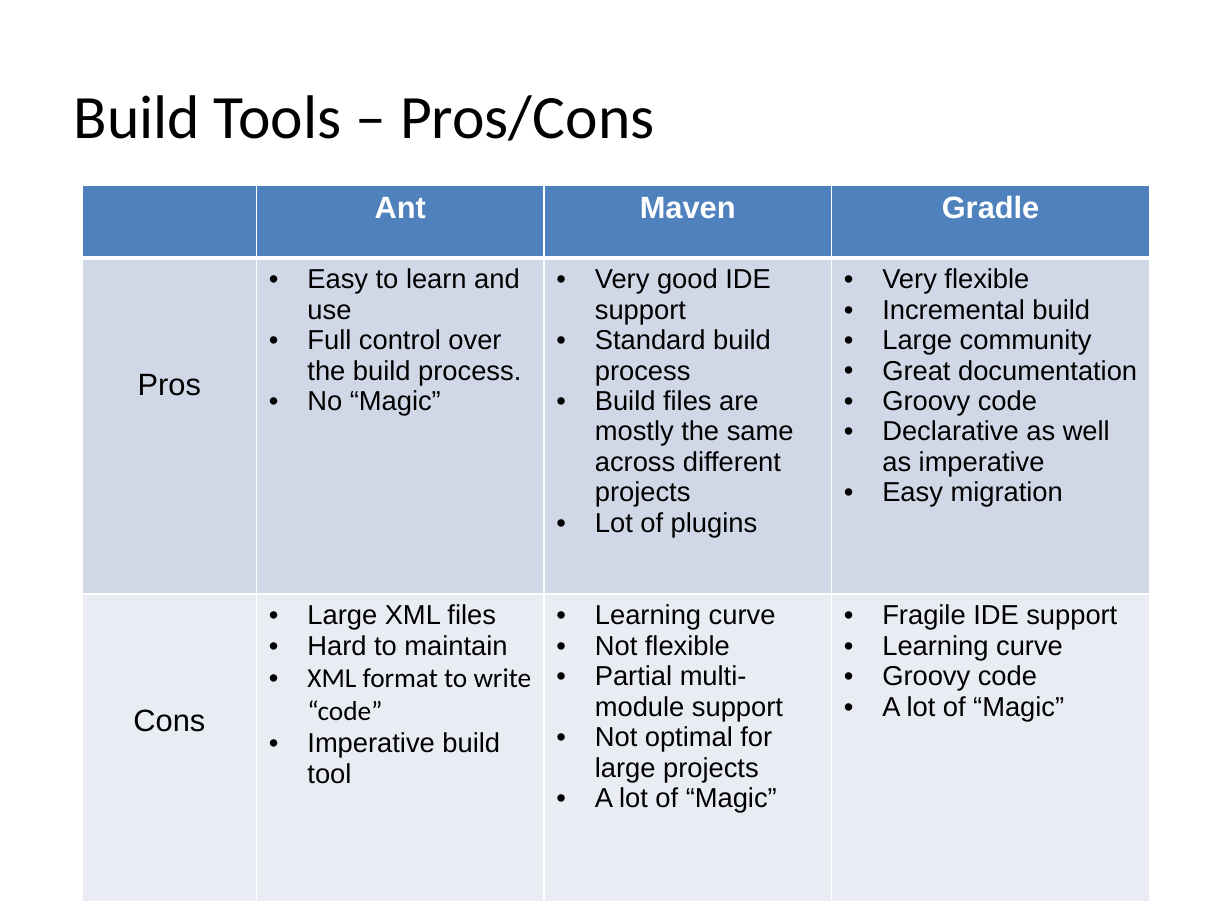
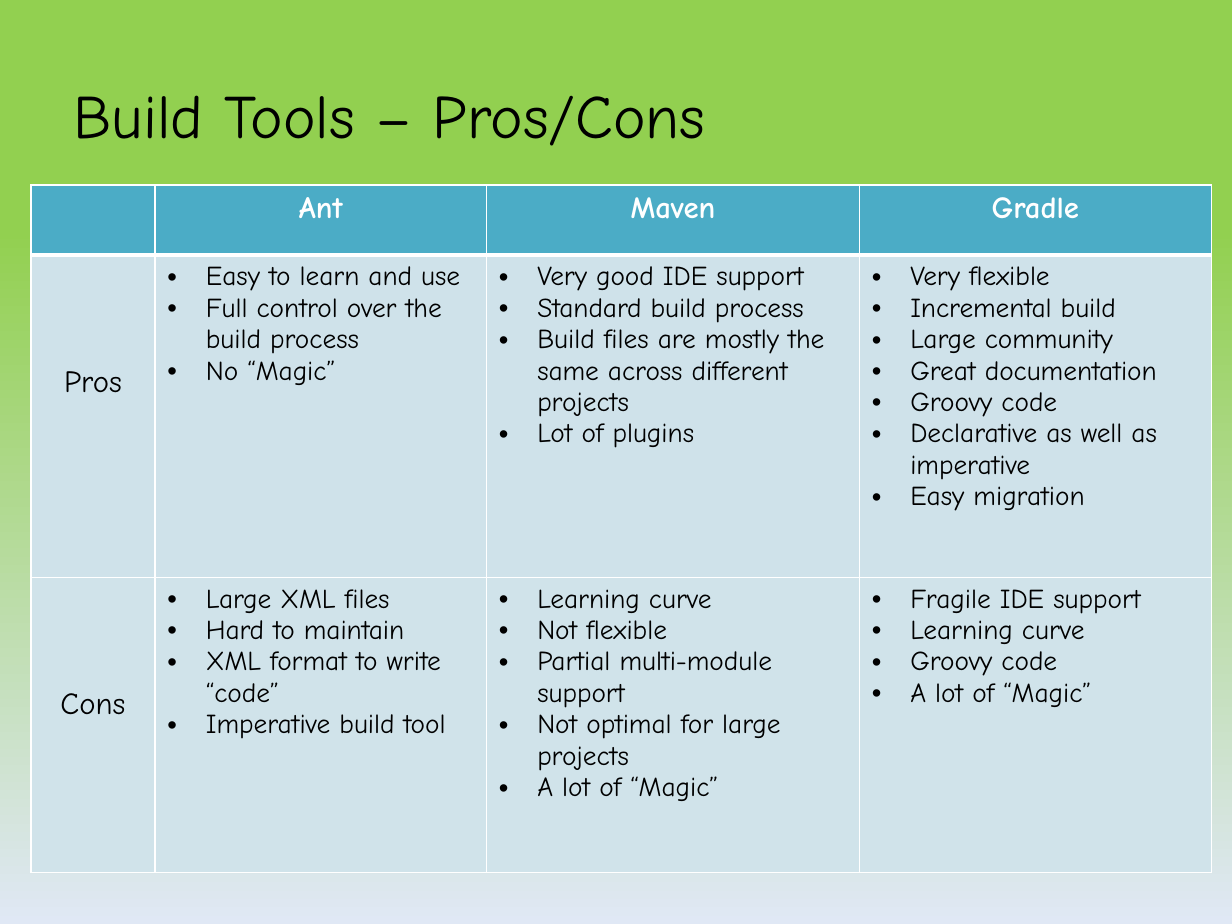
Before and after one commit to kob-aha/gradle-presentation, a slide deck: slide 22 of presentation/Introduction to Gradle.pptx. Drawn at 1232x924 pixels with LibreOffice and Linux fonts; fonts in the diff are those of the drawing; background and template pictures are left out. Boxes give left, top, right and bottom in pixels: in the first picture for what was removed or moved away, otherwise in the second. Text is boxed around its words. In the diff, an @@ line names an element or a change of style, - is before the commit and + after.

```diff
--- a/presentation/Introduction to Gradle.pptx
+++ b/presentation/Introduction to Gradle.pptx
@@ background picture (left out) to gradient #92D050 to #E1E8F5 @@
@@ text "Build Tools – Pros/Cons" at <box>74,95,706,146</box>: font Calibri to Comic Neue @@
@@ table at <box>31,185,1212,886</box> @@
-row 2, column 2: Easy to learn and use / Full control over the build process. / No “Magic”
+row 2, column 2: Easy to learn and use / Full control over the build process / No “Magic”
@@ fill #4F81BD to #4BACC6 in row 1 @@
@@ fill #D0D8E8 to #D0E3EA in row 2 @@
@@ fill #E9EDF4 to #D0E3EA in row 3 @@
@@ font Arial to Comic Neue in "Ant", "Maven", "Gradle", "Pros" and 24 more places @@
@@ font Calibri to Comic Neue in "XML format to write “code”" @@
@@ table: place and size @@
-table at <box>83,185,1149,907</box>
+table at <box>31,185,1212,886</box>
```
Also in this commit, not shown: 23 other slides changed, 1 other file.
